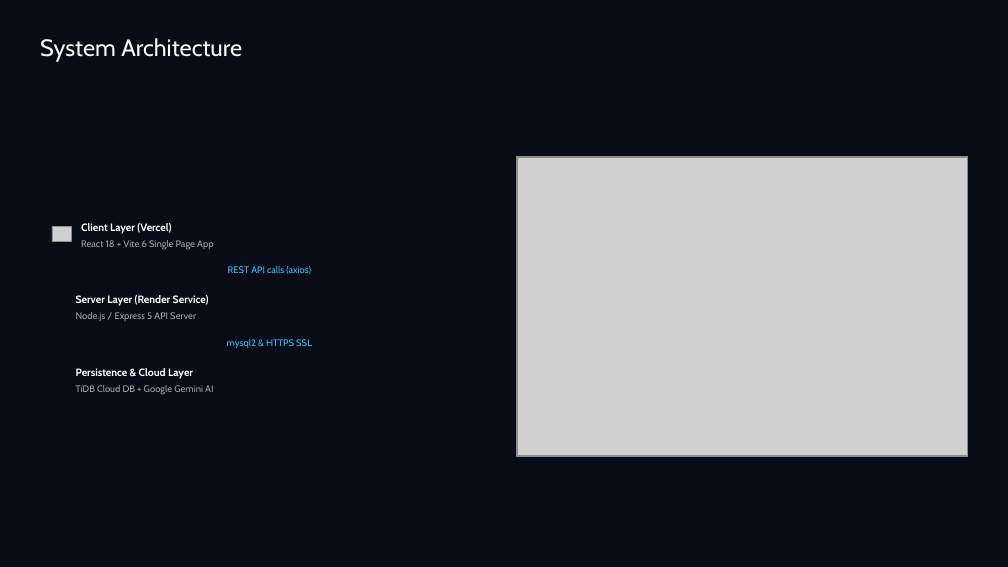
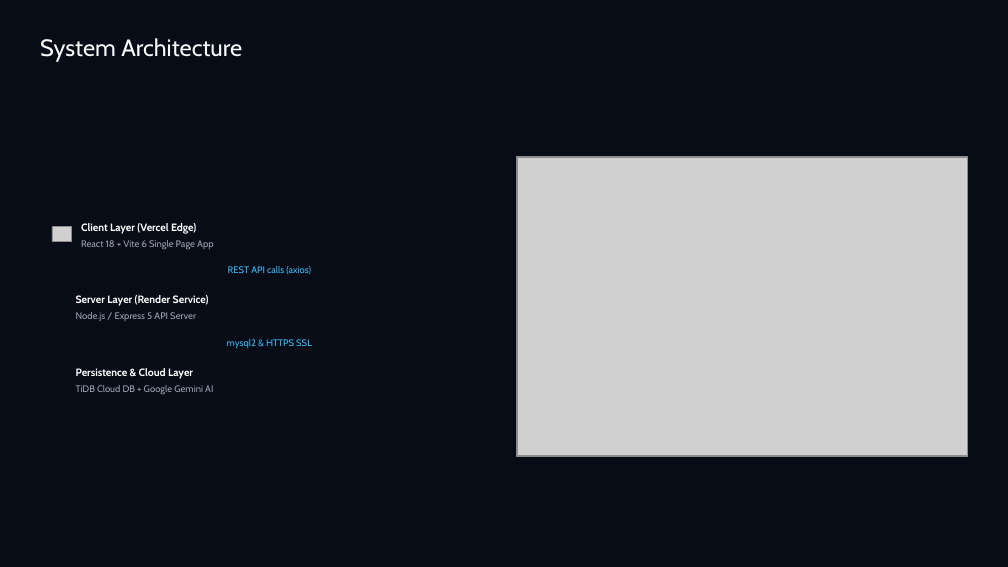
Before and after one commit to mayuresh-2601/PORTFOLIO-APP, a slide deck: slide 5 of docs/Portfolio App Presentation.pptx. Drawn at 1008x567 pixels with LibreOffice and Linux fonts; fonts in the diff are those of the drawing; grey boxes stand for pictures; background and template pictures are left out. Boxes give left, top, right and bottom in pixels: in the first picture for what was removed or moved away, otherwise in the second. Text is boxed around its words. In the diff, an @@ line names an element or a change of style, - is before the commit and + after.

```diff
--- a/docs/Portfolio App Presentation.pptx
+++ b/docs/Portfolio App Presentation.pptx
@@ text at (81,222,196,234): text changed @@
-Client Layer (Vercel)
+Client Layer (Vercel Edge)
```
Also in this commit, not shown: 7 other slides changed, 31 other files.
